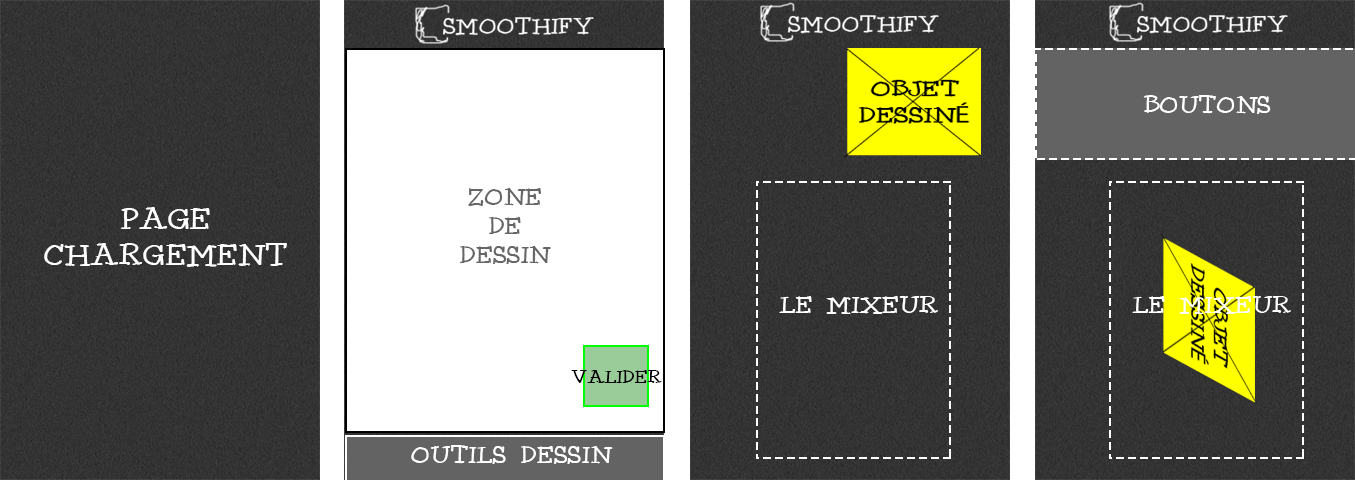
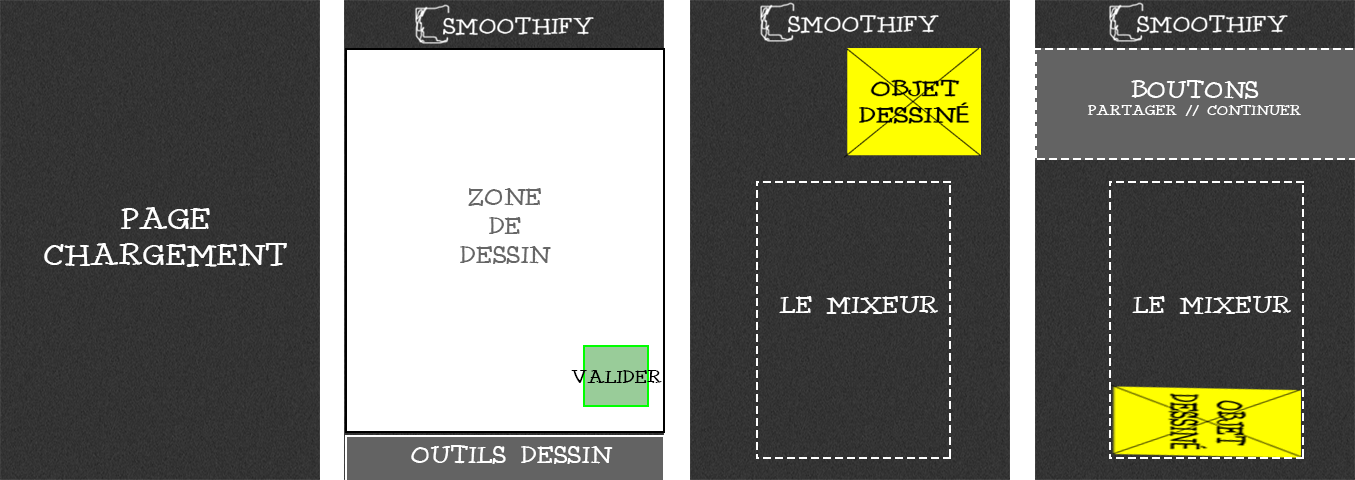
Comparing the layer stacks of the two w=1355, h=480 images. Changes:
renamed "Boutons" to "Boutons Partager // Continuer", painted on it over box(1087, 80, 1301, 116)
painted on "Objet Dessiné copy" over box(1111, 233, 1301, 459)
